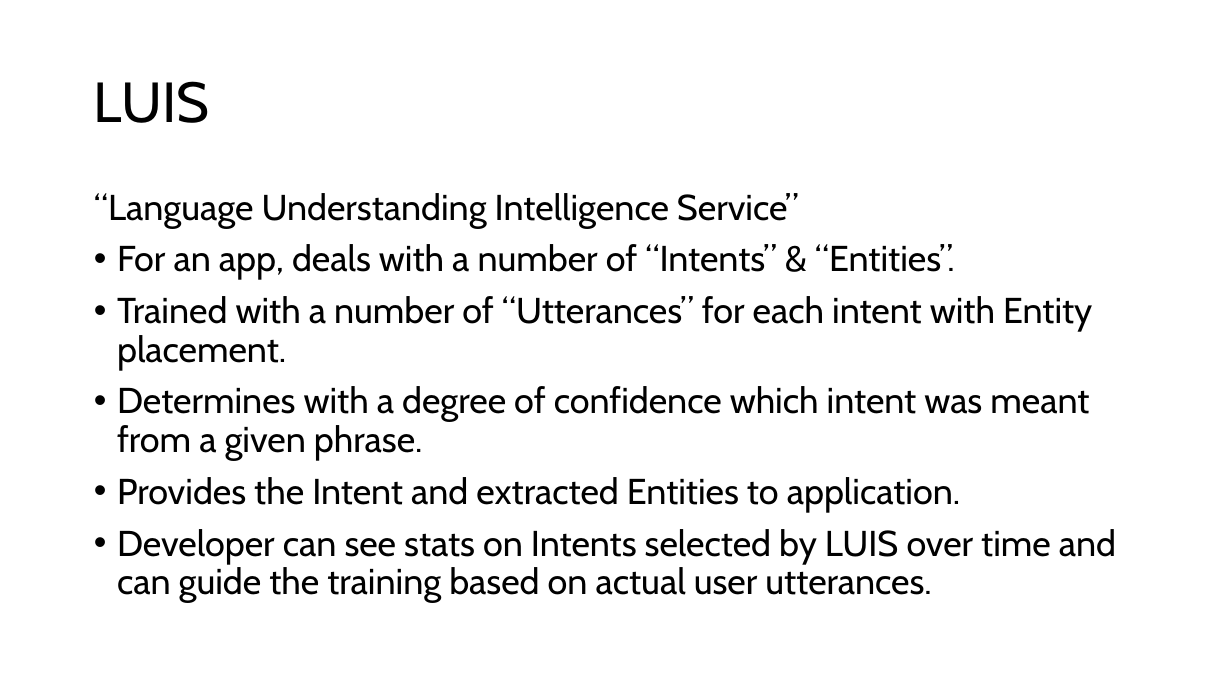
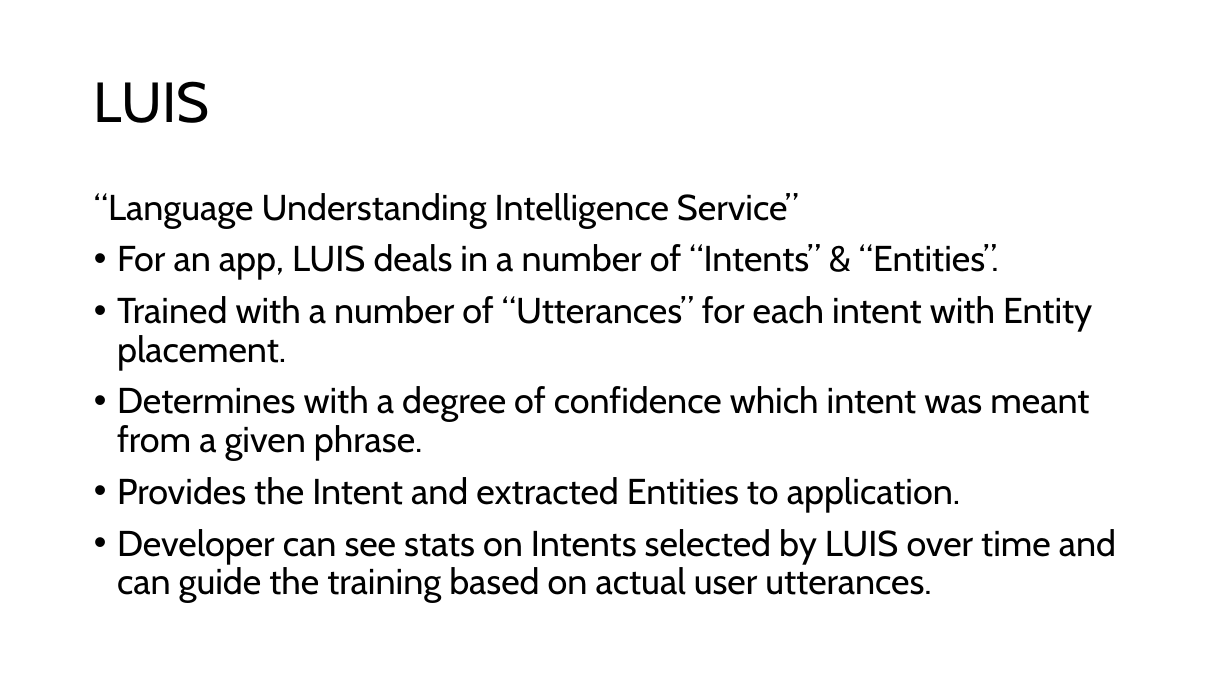
Before and after one commit to warpyu/TechnicalCommunityContent, a slide deck: slide 13 of Intelligent Services/Conversations as a Platform/Session 1 - Exploring CaaP/Exploring Conversations as a Platform.pptx. Drawn at 1232x693 pixels with LibreOffice and Linux fonts; fonts in the diff are those of the drawing. Boxes give left, top, right and bottom in pixels: in the first picture for what was removed or moved away, otherwise in the second. Text is boxed around its words. In the diff, an @@ line names an element or a change of style, - is before the commit and + after.

```diff
--- a/Intelligent Services/Conversations as a Platform/Session 1 - Exploring CaaP/Exploring Conversations as a Platform.pptx
+++ b/Intelligent Services/Conversations as a Platform/Session 1 - Exploring CaaP/Exploring Conversations as a Platform.pptx
@@ text at (117, 244, 999, 280): text changed @@
-• For an app, deals with a number of “Intents” & “Entities”.
+• For an app, LUIS deals in a number of “Intents” & “Entities”.
```
Also in this commit, not shown: 2 other slides changed, 1 other file.
